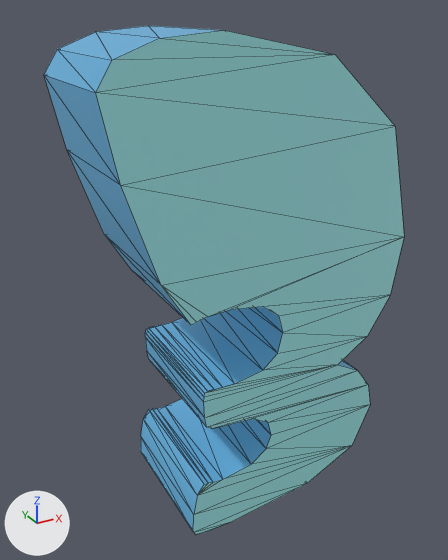
The glTF model scene/models/alphaNum/3.glb, before and after one commit.
Both versions are drawn from a camera (50 mm lens) standing at (-0.375, -0.636, 0.597) and looking at (-0.021, 0.008, 0.276). Every picture has the same lights, and +X, +Y and +Z are marked at lower left. Mesh edges are drawn as thin lines. Objects named as collision shapes, trigger or cutter boxes, shadow casters or lower levels of detail are left out. Where no turn or scale is listed for an object, it has been applied to the vertices.

The first picture shows '3'.
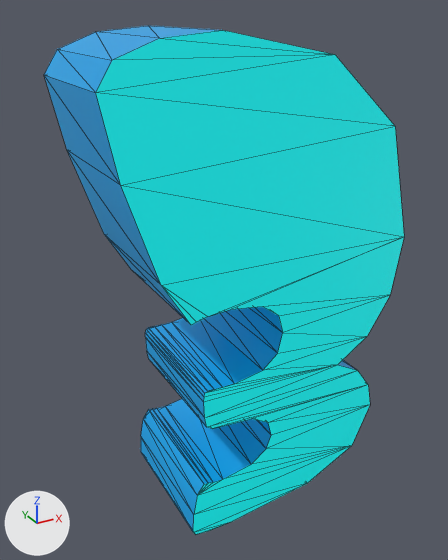
Edits to the bpy script that builds the scene:
```text
Change mat_light:
    mat_light.base_color: (0.251, 0.566, 0.581) -> (0.0, 1.0, 1.0)  # cyan #89c6c9 -> cyan #00ffff
    mat_light.emission_color: (0.05, 0.113, 0.115) -> (0.0, 0.2, 0.2)  # dark cyan #3f5e5f -> dark cyan #007c7c
Change mat_dark:
    mat_dark.base_color: (0.101, 0.338, 0.562) -> (0.0, 0.296, 0.651)  # blue #599dc6 -> cyan #0094d3
    mat_dark.emission_color: (0.02, 0.0673, 0.113) -> (0.0, 0.0592, 0.13)  # dark blue #27495e -> dark blue #004565
```

Where the change shows, as pixel boxes [x1, y1, x2, y2] in the pictures (448 x 560 px):
'3', recoloured: [44, 26, 404, 534] in both
